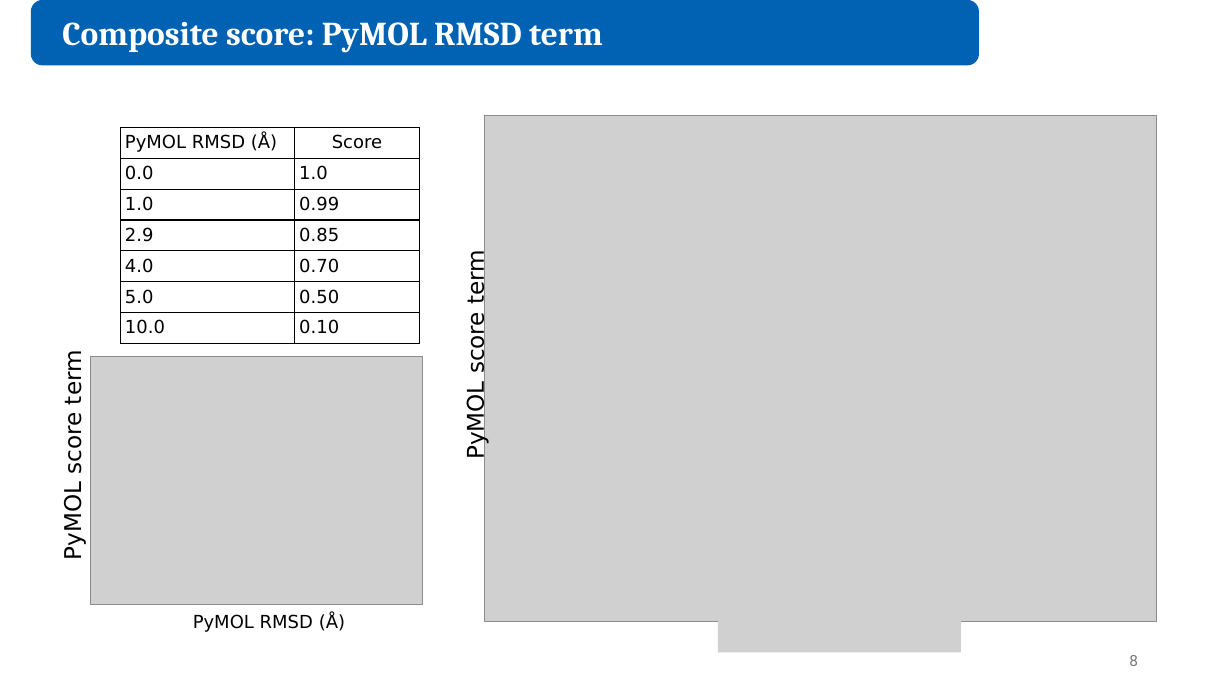
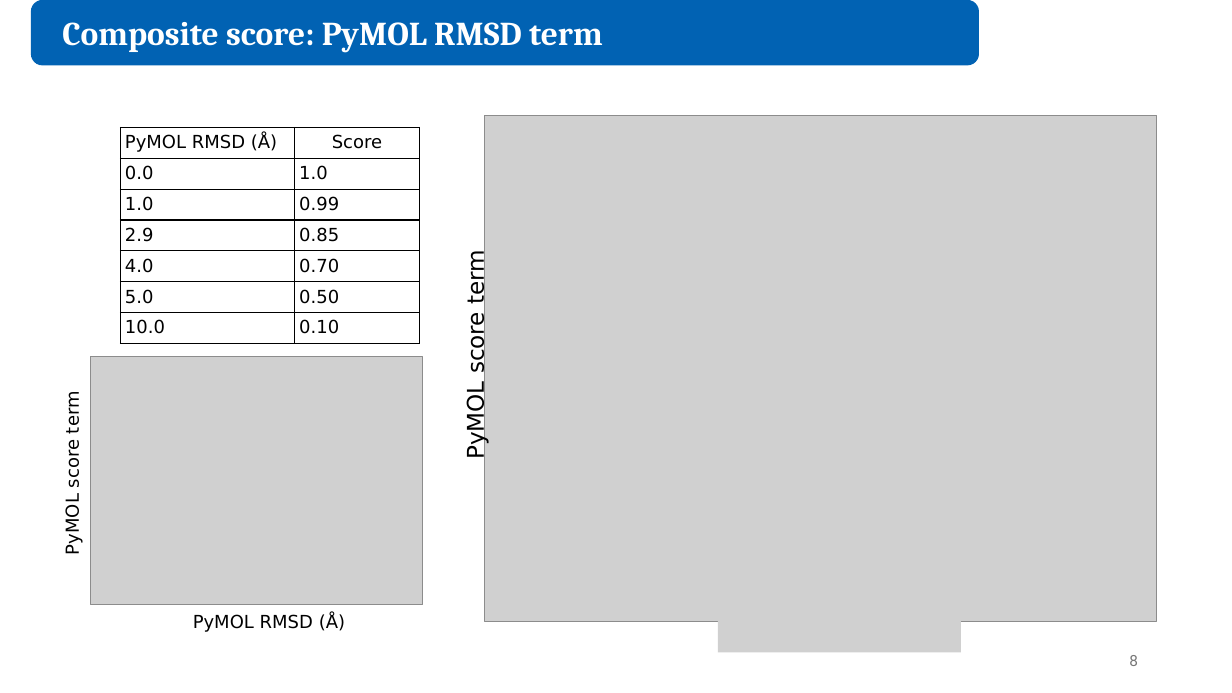
Before and after one commit to juliandeanmoran/BISSH, a slide deck: slide 8 of reports/2026-08-28_projectUpdate_3/2026-08-28_projectUpdate_3_jmoran.pptx. Drawn at 1232x693 pixels with LibreOffice and Linux fonts; fonts in the diff are those of the drawing; grey boxes stand for pictures. Boxes give left, top, right and bottom in pixels: in the first picture for what was removed or moved away, otherwise in the second. Text is boxed around its words. In the diff, an @@ line names an element or a change of style, - is before the commit and + after.

```diff
--- a/reports/2026-08-28_projectUpdate_3/2026-08-28_projectUpdate_3_jmoran.pptx
+++ b/reports/2026-08-28_projectUpdate_3/2026-08-28_projectUpdate_3_jmoran.pptx
@@ text "PyMOL score term": place and size @@
-text "PyMOL score term" at (60,355,87,558)
+text "PyMOL score term" at (62,395,83,553)
@@ text "PyMOL score term" at (62,395,83,553): size 18 to 14 pt @@
```
Also in this commit, not shown: 2 other slides changed, 5 slides added, 1 slide removed, 5 other files.
